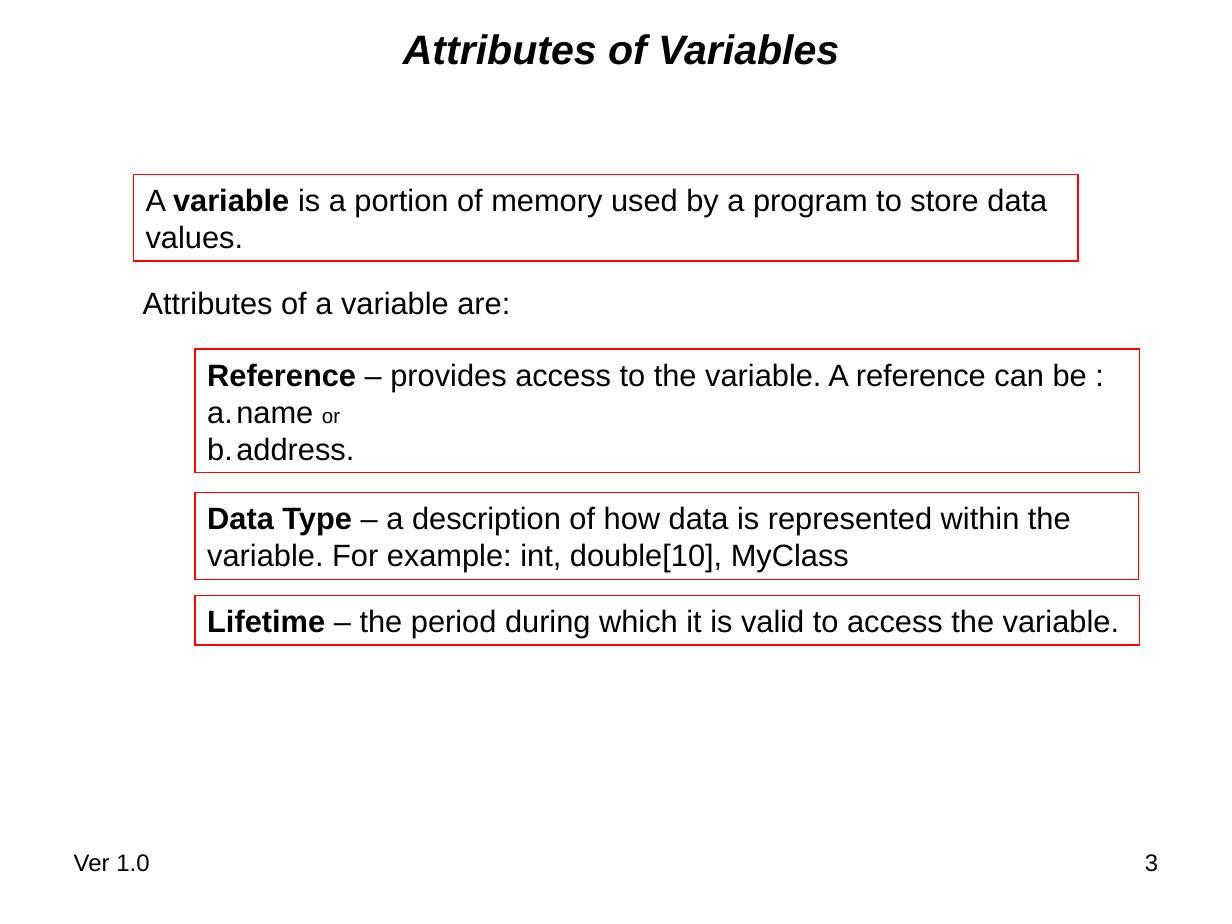
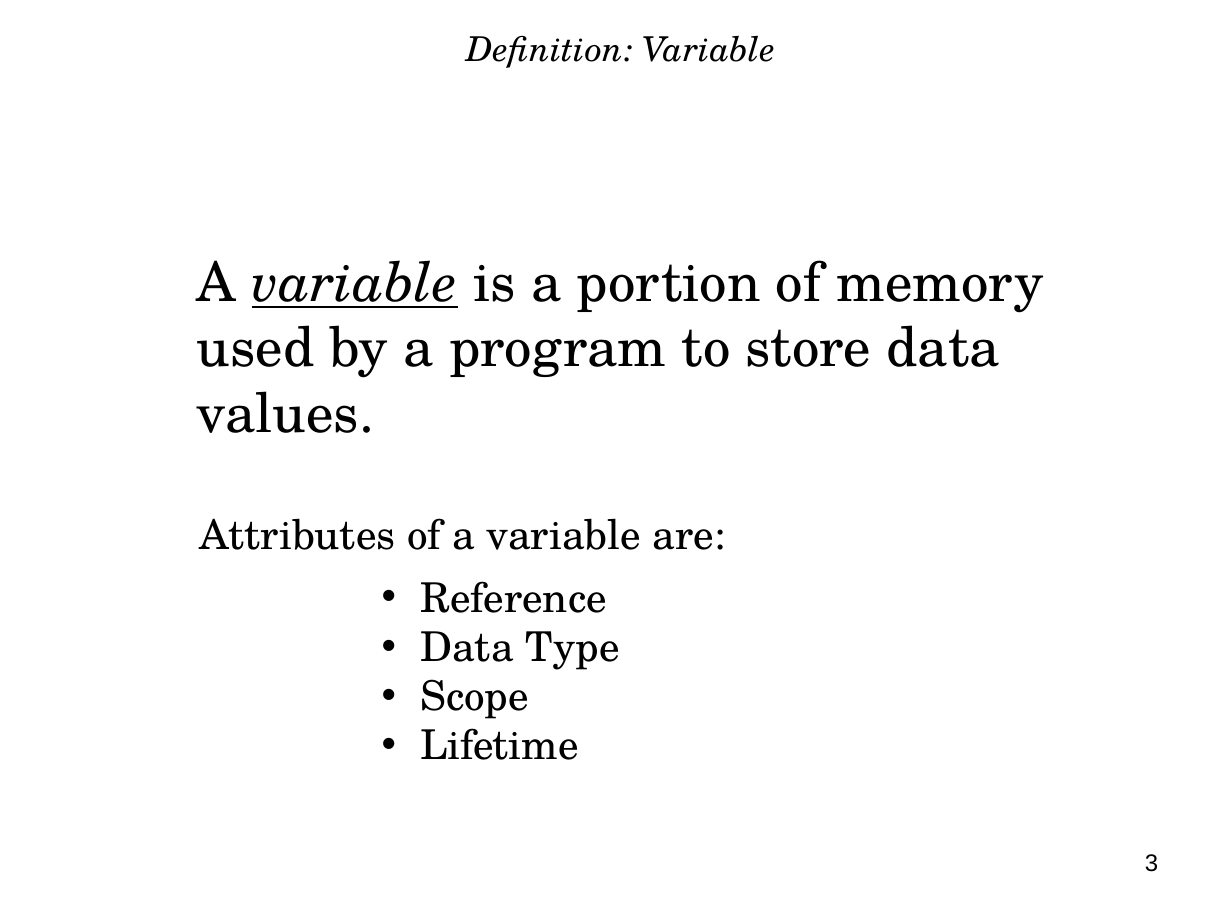
Before and after one commit to nasa/trick, a slide deck: slide 3 of share/doc/trick/Basics_of_Program_Memory_and_Variables.ppt. Drawn at 1232x924 pixels with LibreOffice and Linux fonts; fonts in the diff are those of the drawing; background and template pictures are left out. Boxes give left, top, right and bottom in pixels: in the first picture for what was removed or moved away, otherwise in the second. Text is boxed around its words. In the diff, an @@ line names an element or a change of style, - is before the commit and + after.

Commit message:
Update Basics_of_Program_Memory_and_Variables in preparation for interns. Ref #974

```diff
--- a/share/doc/trick/Basics_of_Program_Memory_and_Variables.ppt
+++ b/share/doc/trick/Basics_of_Program_Memory_and_Variables.ppt
@@ title at (x1=467, y1=35, x2=775, y2=68): text changed; size 24 to 20 pt; font Arial to TeX Gyre Schola; bold off @@
-Attributes of Variables
+Definition: Variable
@@ text "A variable is a portion ..." moved from (x1=133, y1=175, x2=1078, y2=261) to (x1=197, y1=260, x2=1044, y2=433) @@
@@ text "A variable is a portion ..." at (x1=197, y1=260, x2=1044, y2=433): size 18 to 32 pt, font Arial to TeX Gyre Schola; bold off, italic on, underline on in "variable"; outline #FF0000 0.74 pt to none @@
@@ rectangle removed at (x1=195, y1=349, x2=1140, y2=472) @@
-Reference – provides access to the variable. A reference can be :
-a. name or
-b. address.
@@ text "Attributes of a variable are:" moved from (x1=143, y1=291, x2=510, y2=315) to (x1=200, y1=518, x2=726, y2=550) @@
@@ text "Attributes of a variable are:" at (x1=200, y1=518, x2=726, y2=550): size 18 to 24 pt, font Arial to TeX Gyre Schola @@
@@ rectangle removed at (x1=195, y1=493, x2=1138, y2=579) @@
-Data Type – a description of how data is represented within the
-variable. For example: int, double[10], MyClass
@@ rectangle removed at (x1=195, y1=595, x2=1140, y2=644) @@
-Lifetime – the period during which it is valid to access the variable.
@@ text added at (x1=420, y1=581, x2=620, y2=760), 24 pt, text #000000 @@
+• Reference
+• Data Type
+• Scope
+• Lifetime
@@ text removed at (x1=74, y1=854, x2=149, y2=872) @@
-Ver 1.0
```
Also in this commit, not shown: 25 other slides changed, 24 slides added, 10 slides removed, 1 other file.
